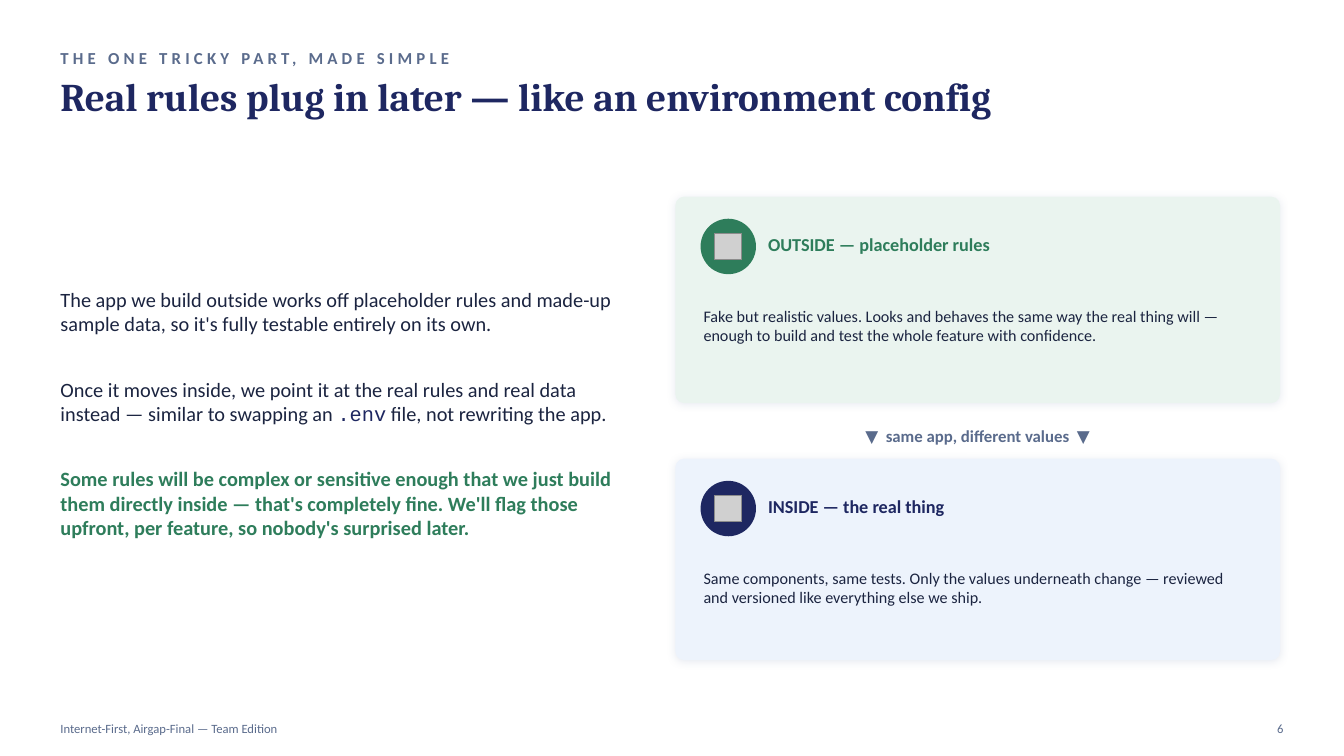
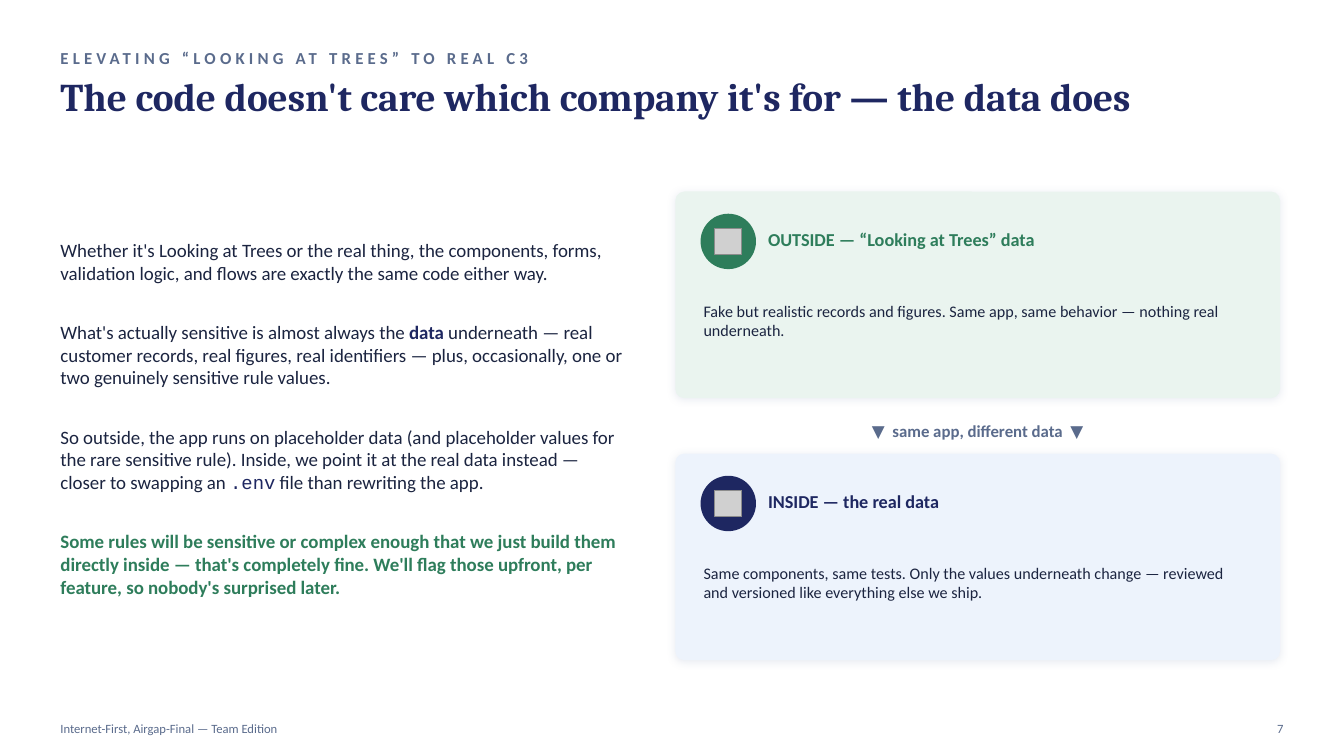
Before and after one commit to altiusx/code-desensitizer-for-airgap, a slide deck: slide 7 of docs/internet-first-team-edition.pptx (slide 6 before the commit). Drawn at 1344x756 pixels with LibreOffice and Linux fonts; fonts in the diff are those of the drawing; grey boxes stand for pictures. Boxes give left, top, right and bottom in pixels: in the first picture for what was removed or moved away, otherwise in the second. Text is boxed around its words. In the diff, an @@ line names an element or a change of style, - is before the commit and + after.

```diff
--- a/docs/internet-first-team-edition.pptx
+++ b/docs/internet-first-team-edition.pptx
@@ text at <box>296,53,434,64</box>: text changed @@
-THE ONE TRICKY PART, MADE SIMPLE
+ELEVATING “LOOKING AT TREES” TO REAL C3
@@ text at <box>60,83,1131,120</box>: text changed @@
-Real rules plug in later — like an environment config
+The code doesn't care which company it's for — the data does
@@ text at <box>768,232,1035,249</box>: text changed @@
-OUTSIDE — placeholder rules
+OUTSIDE — “Looking at Trees” data
@@ text at <box>60,244,622,597</box>: text changed; size 14.5 to 13.5 pt @@
-The app we build outside works off placeholder rules and made-up sample data, so it's fully testable entirely on its own.
-Once it moves inside, we point it at the real rules and real data instead — similar to swapping an .env file, not rewriting the app.
-Some rules will be complex or sensitive enough that we just build them directly inside — that's completely fine. We'll flag those upfront, per feature, so nobody's surprised later.
+Whether it's Looking at Trees or the real thing, the components, forms, validation logic, and flows are exactly the same code either way.
+What's actually sensitive is almost always the data underneath — real customer records, real figures, real identifiers — plus, occasionally, one or two genuinely sensitive rule values.
+So outside, the app runs on placeholder data (and placeholder values for the rare sensitive rule). Inside, we point it at the real data instead — closer to swapping an .env file than rewriting the app.
+Some rules will be sensitive or complex enough that we just build them directly inside — that's completely fine. We'll flag those upfront, per feature, so nobody's surprised later.
@@ text at <box>704,306,1219,336</box>: text changed @@
-Fake but realistic values. Looks and behaves the same way the real thing will — enough to build and test the whole feature with confidence.
+Fake but realistic records and figures. Same app, same behavior — nothing real underneath.
@@ text at <box>892,425,1063,440</box>: text changed @@
-▼ same app, different values ▼
+▼ same app, different data ▼
@@ rounded rectangle: place and size @@
-rounded rectangle at <box>676,459,1280,660</box>
+rounded rectangle at <box>676,454,1280,660</box>
@@ rounded rectangle at <box>676,454,1280,660</box>: proportions changed @@
@@ 2 pictures, 2 ellipses, 1 text, 1 rounded rectangle: place and size @@
-2 pictures, 2 ellipses, 1 text, 1 rounded rectangle at <box>676,197,1280,606</box>
+2 pictures, 2 ellipses, 1 text, 1 rounded rectangle at <box>676,192,1280,601</box>
@@ text at <box>768,495,939,508</box>: text changed @@
-INSIDE — the real thing
+INSIDE — the real data
@@ text at <box>1277,725,1283,733</box>: text changed @@
-6
+7
```
Also in this commit, not shown: 9 other slides changed, 3 slides added, 1 other file.
